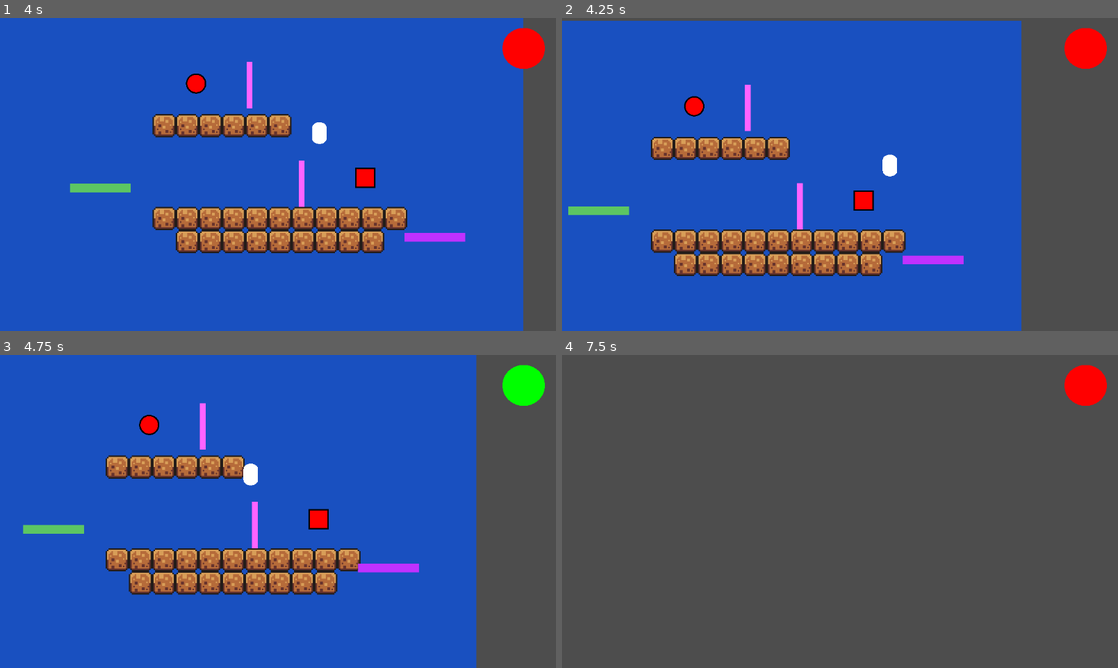
Above: before the commit, frames 1-4 (two rows, left to right).
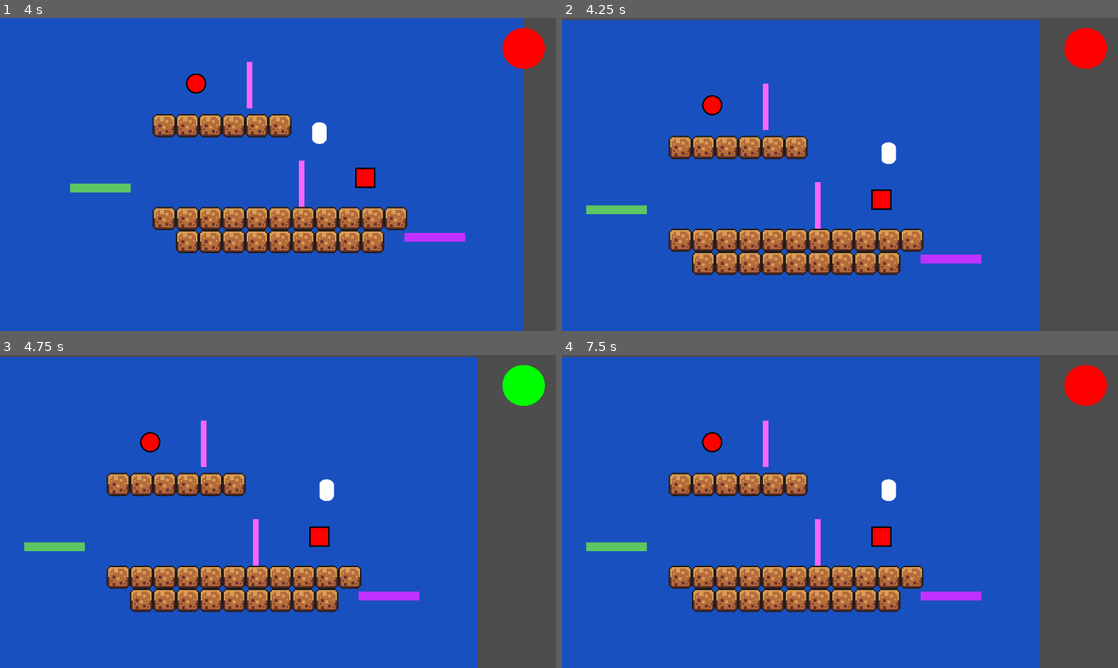
Above: after the commit, the same moments.

Repository: Highlighter56/ReplayMod
Game: Godot game, scene res://scenes/levels/level_base_plate.tscn
Two runs of this game, one before a commit and one after it. Both use one fixed random seed, a clock stepped at 60 frames per second and the inputs below.
Inputs:
- Up to frame 1 (4 s): hold D (move_right) 0.53-2.03 s; tap E (interact) at 0.6, 2.85 s; tap Space (jump) at 0.77, 1.52, 3.02, 3.77 s; tap P (play) at 1.35, 3.6 s; hold A (move_left) 2.03-2.78 s; tap O (record) at 2.1 s; tap Enter at 2.75 s; hold D (move_right) from 2.78 s (still down); tap R (reset) at 3.5 s
- Up to frame 2 (4.25 s): keep holding D (move_right); tap Escape (pause) at 4.15 s
- Up to frame 3 (4.75 s): release D (move_right) at 4.28 s; hold A (move_left) from 4.28 s (still down); tap O (record) at 4.35 s; tap Space (jump) at 4.52 s
- Up to frame 4 (7.5 s): release A (move_left) at 5.03 s; hold D (move_right) 5.03-5.78 s; tap E (interact) at 5.1, 7.35 s; hold A (move_left) 5.78-7.28 s; tap P (play) at 5.85 s; tap Space (jump) at 6.02, 6.77 s; tap O (record) at 6.6 s; hold D (move_right) from 7.28 s (still down)

Frame 1 is identical in both runs. In frame 2, 12% of the frame differs, in the area x 0-86%, y 0-100%; in frame 3, 14%; in frame 4, 85%.

Commit message:
Added scene reset and pause controls

Diff:
--- a/scripts/game_manager.gd
+++ b/scripts/game_manager.gd
@@ -2,6 +2,7 @@
 
 # This is the global timer that controls everything
 var timer:float = 0
+var isPaused:bool = false
 
 # This is so I can adjust the attirbutes of the character in one
 # place, rather than in 2 places
@@ -20,8 +21,17 @@
 # Updates Timer
 	timer = timer + delta
 
+#	Reset
 	if Input.is_action_just_pressed("reset"):
 		get_tree().reload_current_scene()
+# Pause
+	if Input.is_action_just_pressed("pause"):
+		isPaused = !isPaused
+		#get_tree().paused = isPaused
+		if isPaused:
+			Engine.time_scale = 0
+		else:
+			Engine.time_scale = 1
 
 
 # From here, a signal will be emitted to all switches. If the specified
